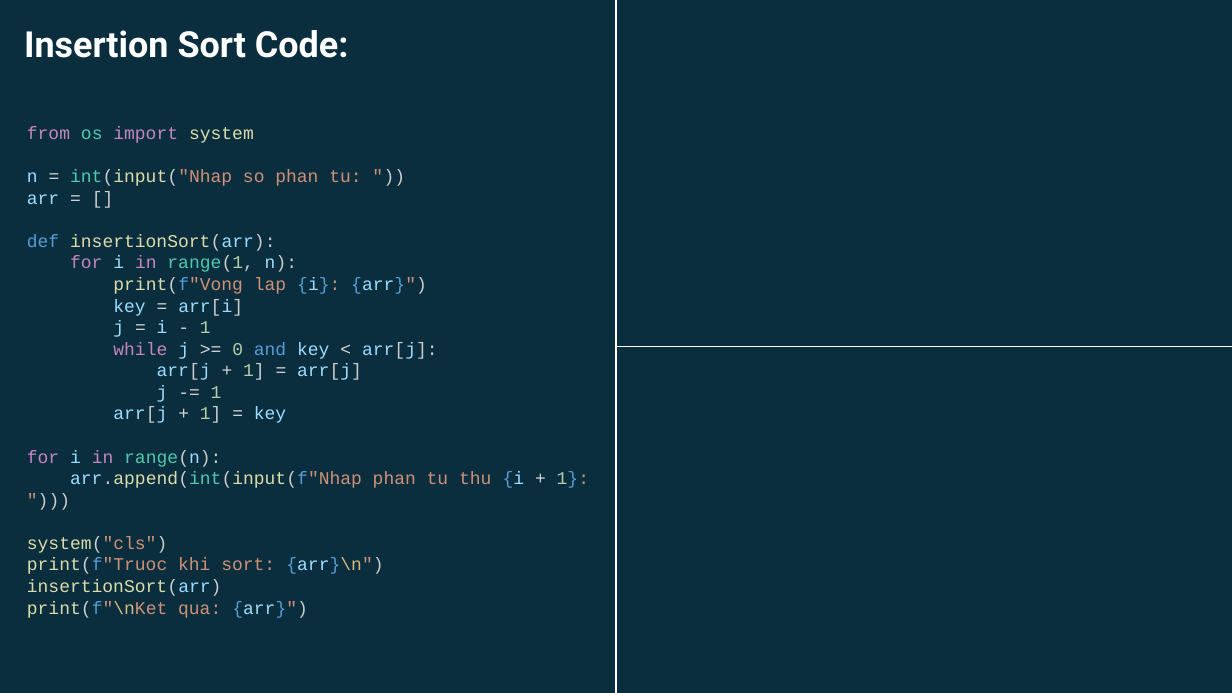
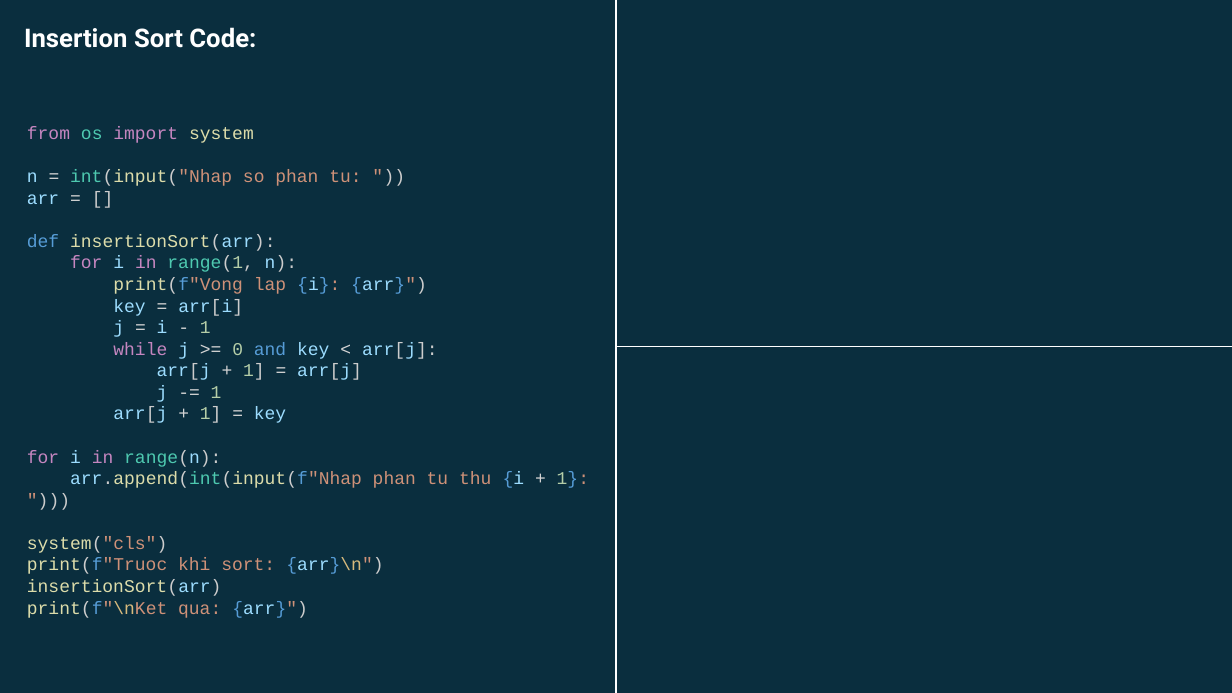
Before and after one commit to ngotuanviet/BTLDSA, a slide deck: slide 3 of ThuyetTrinh/InsertionSort.pptx. Drawn at 1232x693 pixels with LibreOffice and Linux fonts; fonts in the diff are those of the drawing. Boxes give left, top, right and bottom in pixels: in the first picture for what was removed or moved away, otherwise in the second. Text is boxed around its words. In the diff, an @@ line names an element or a change of style, - is before the commit and + after.

```diff
--- a/ThuyetTrinh/InsertionSort.pptx
+++ b/ThuyetTrinh/InsertionSort.pptx
@@ text "Insertion Sort Code:" at (x1=24, y1=27, x2=256, y2=48): size 28 to 20 pt @@
```
Also in this commit, not shown: 3 other slides changed, 62 slides added.
